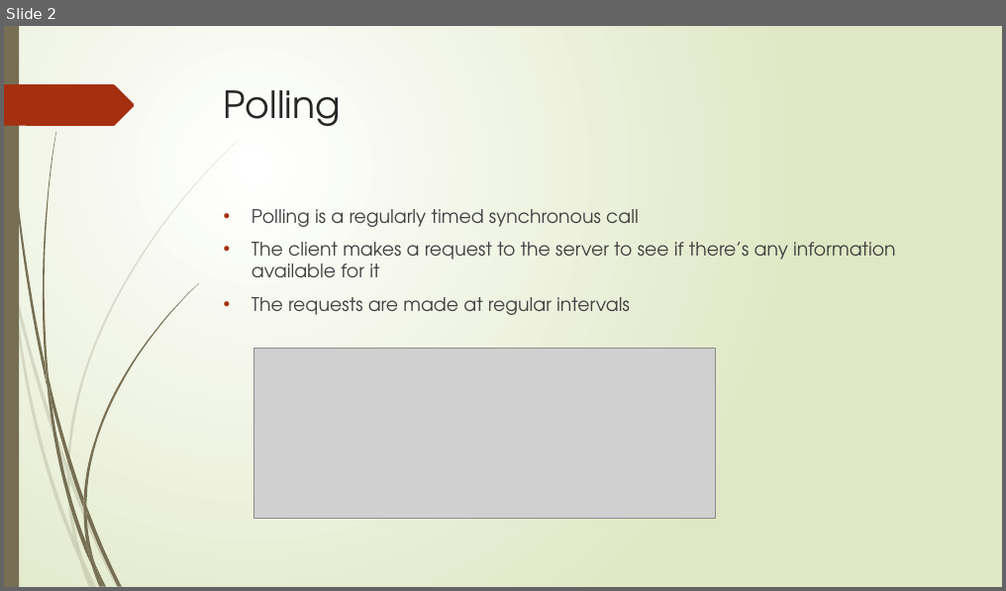
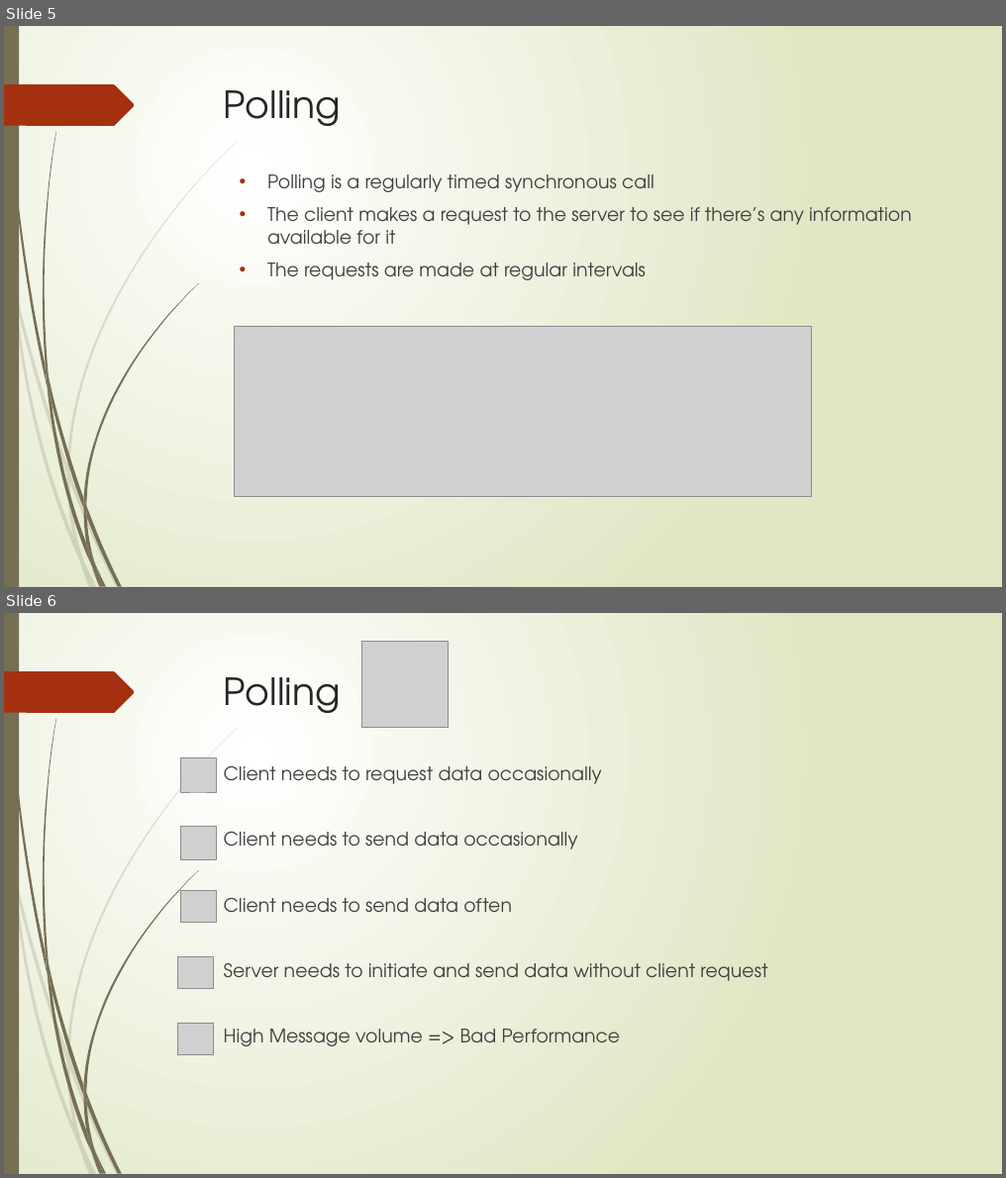
Before and after one commit to aliammar7/WebSocket, a slide deck: Websocket.pptx. Shown one above the other, each under a label of ours: slide 2 before the commit, slides 5 and 6 after it. The pictures are 1006x591 and 1006x1178 pixels, drawn with LibreOffice and Linux fonts; fonts in the diff are those of the drawing; grey boxes stand for pictures. Boxes give left, top, right and bottom in pixels: in the first picture for what was removed or moved away, otherwise in the second. Text is boxed around its words. In the diff, an @@ line names an element or a change of style, - is before the commit and + after.

```diff
--- a/Websocket.pptx
+++ b/Websocket.pptx
@@ slide 6 added at [4, 613, 1002, 1174], background gradient #FFFFFF to #DFE8C4; not listed: 24 template elements that a slide beside it also shows @@
@@ picture added at [361, 641, 448, 727] @@
@@ title added at [224, 677, 341, 713], 36 pt, text #262626 @@
+Polling
@@ picture added at [180, 759, 216, 792] @@
@@ text added at [224, 766, 767, 1047], 18 pt, text #404040 @@
+Client needs to request data occasionally
+Client needs to send data occasionally
+Client needs to send data often
+Server needs to initiate and send data without client request
+High Message volume => Bad Performance
@@ picture added at [180, 827, 217, 861] @@
@@ picture added at [180, 891, 216, 923] @@
@@ picture added at [177, 957, 213, 989] @@
@@ picture added at [177, 1023, 213, 1056] @@
@@ what was slide 2 is now slide 5 @@
@@ slide 5 changed as well @@
@@ text "Polling is a regularly timed ...": place and size @@
-text "Polling is a regularly timed ..." at [252, 209, 896, 315]
+text "Polling is a regularly timed ..." at [267, 174, 912, 280]
@@ picture: place and size @@
-picture at [254, 348, 715, 519]
+picture at [235, 326, 812, 497]
```
Also in this commit, not shown: 1 other slide changed, 19 other slides added, 1 slide removed.
